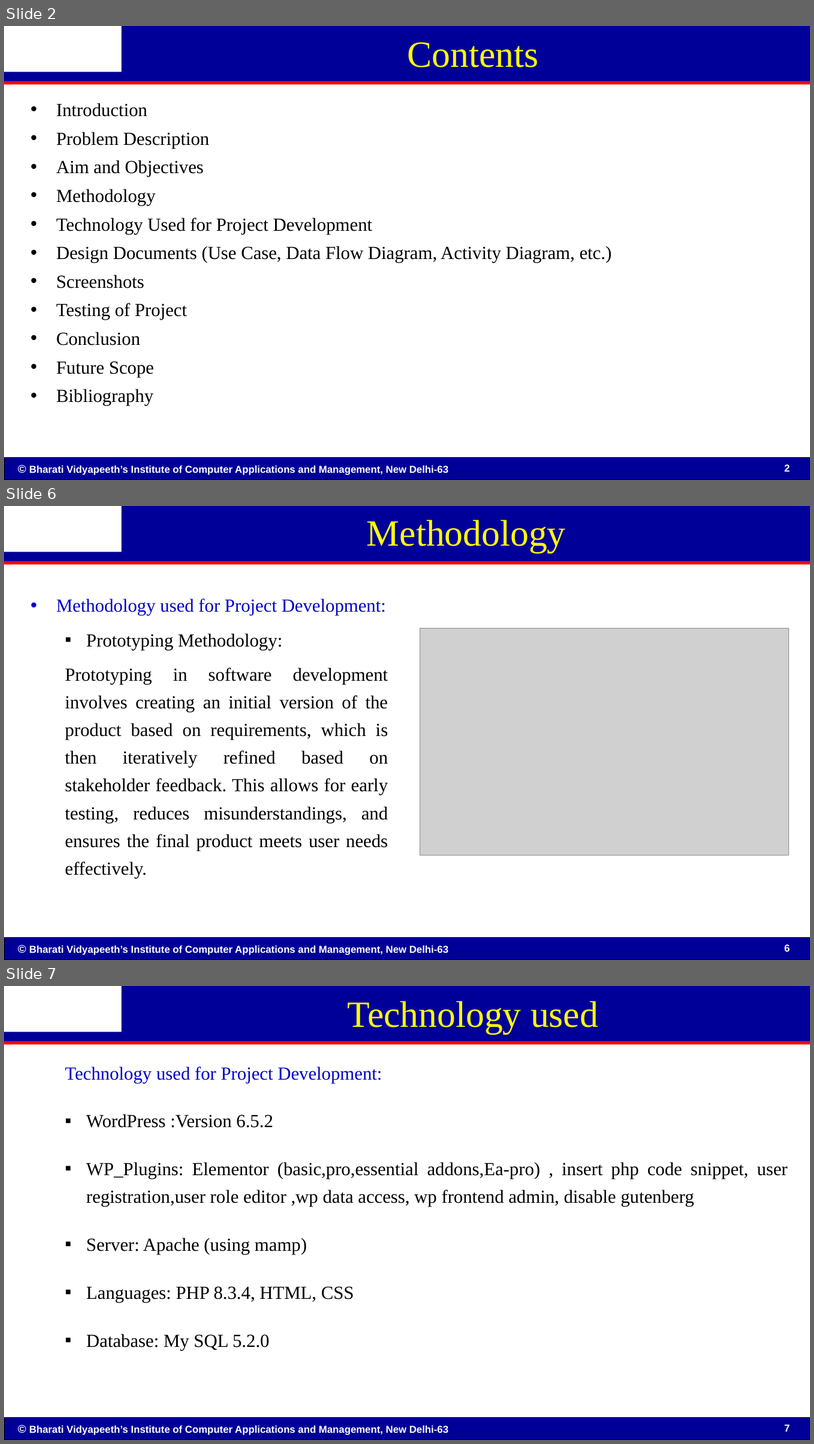
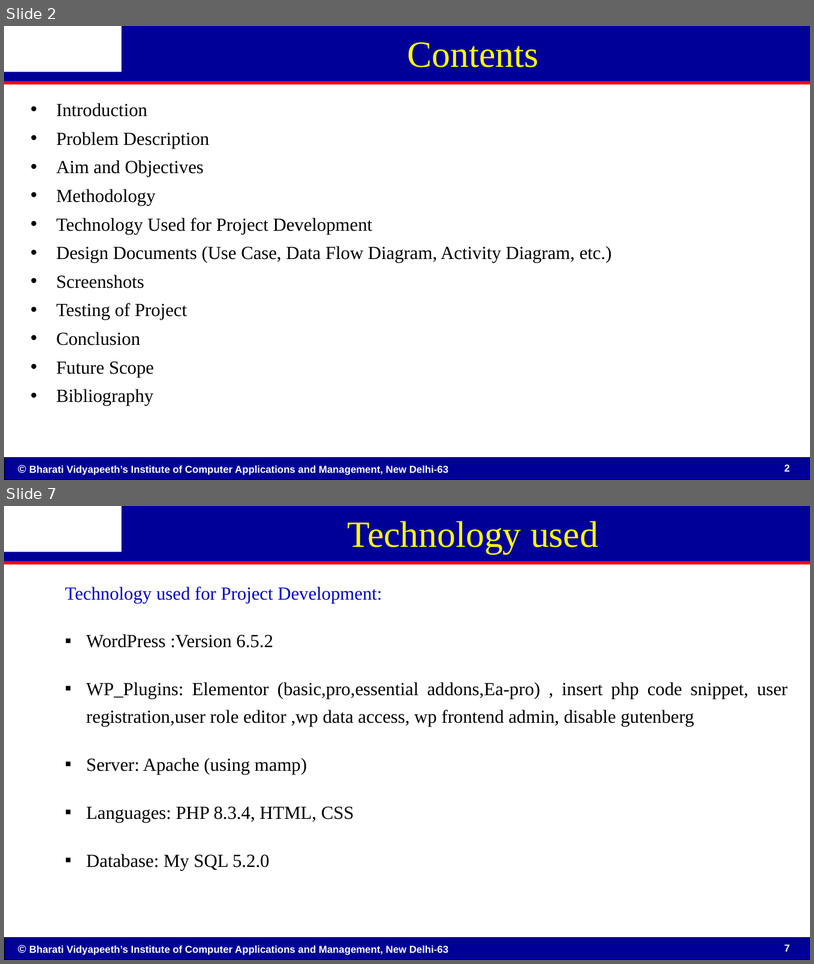
Before and after one commit to TMHORNET/indiacom-updates, a slide deck: indiacom.pptx. Shown one above the other, each under a label of ours: slides 2, 6 and 7 before the commit, slides 2 and 7 after it; the slides between them are not shown. The pictures are 814x1444 and 814x964 pixels, drawn with LibreOffice and Linux fonts; fonts in the diff are those of the drawing; grey boxes stand for pictures; background and template pictures are left out. Boxes give left, top, right and bottom in pixels: in the first picture for what was removed or moved away, otherwise in the second. Text is boxed around its words. In the diff, an @@ line names an element or a change of style, - is before the commit and + after.

```diff
--- a/indiacom.pptx
+++ b/indiacom.pptx
@@ slide 6 removed at [4,506,810,960], background #FFFFFF; not listed: 8 template elements that a slide beside it also shows @@
@@ title removed at [367,520,566,553] @@
-Methodology
@@ text removed at [56,598,389,878] @@
-• Methodology used for Project Development:
-  ▪ Prototyping Methodology:
-  Prototyping in software development involves creating an initial version of the product based on requirements, which is then iteratively refined based on stakeholder feedback. This allows for early testing, reduces misunderstandings, and ensures the final product meets user needs effectively.
@@ picture removed at [420,628,789,855] @@
```
Also in this commit, not shown: 9 slides changed, 1 slide added, 1 other slide removed, 3 other files.
